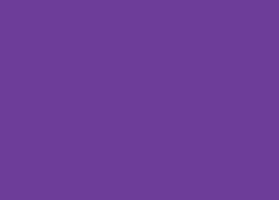
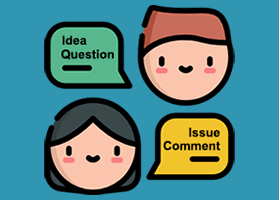
The second 279x200 image is a revision of the first. Changes to its layers:
added layer "nF8SKU7" above "Layer 1" over [44, 5, 235, 195]
painted on "Layer 1" over [0, 0, 279, 200]
